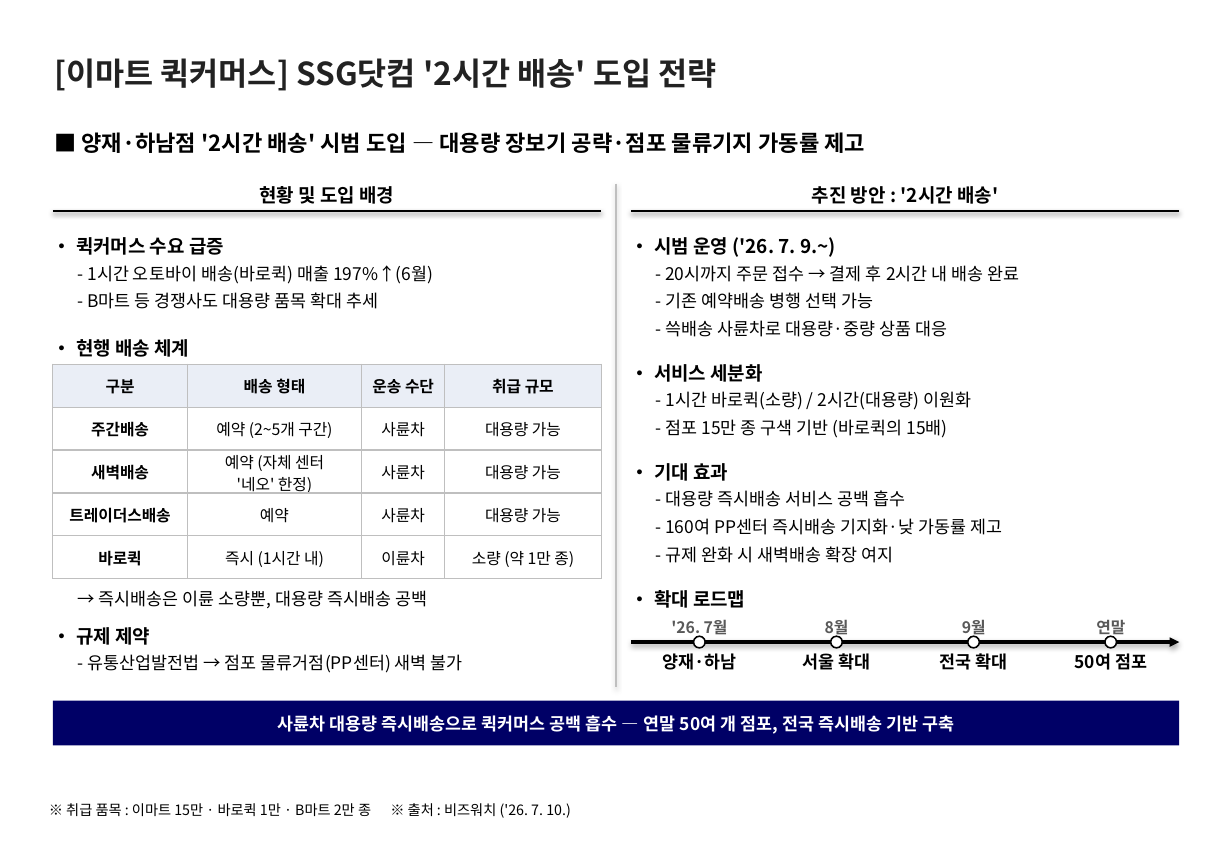
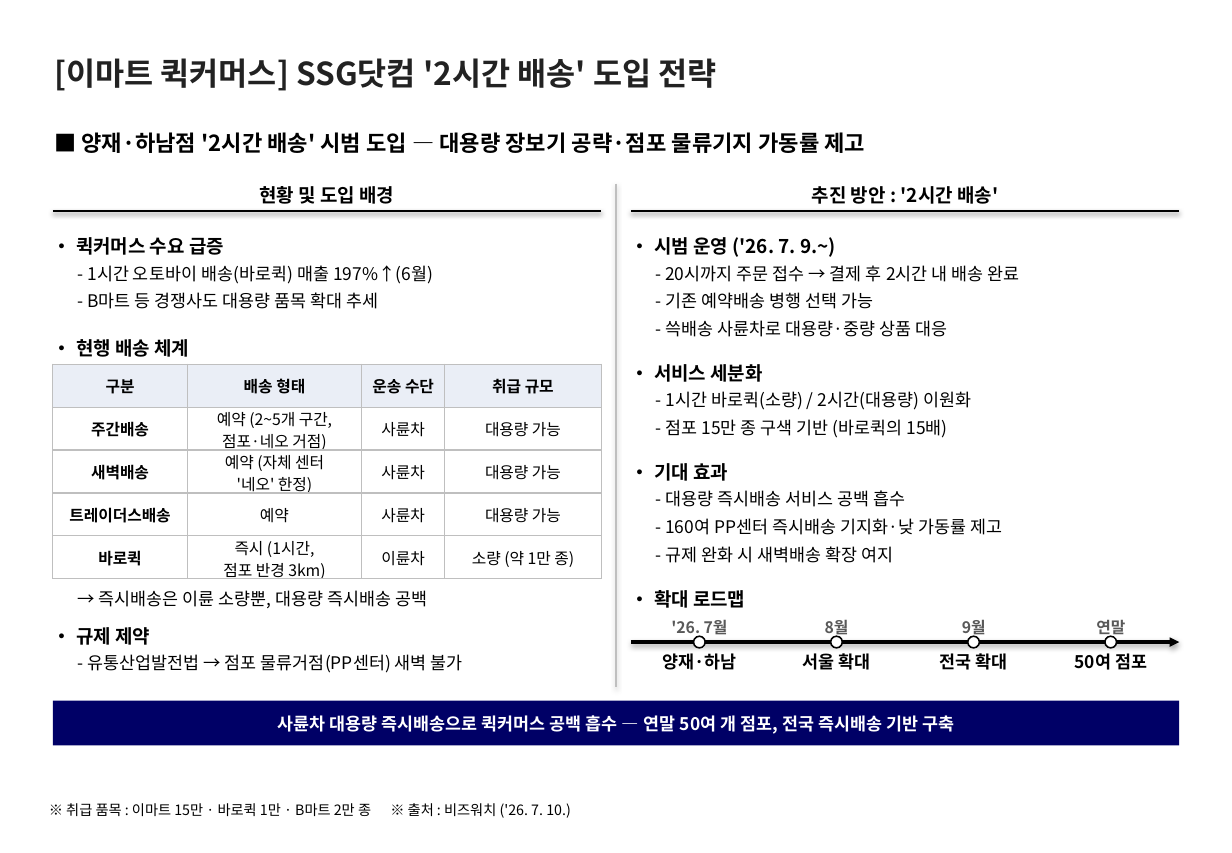
Before and after one commit to avoseed/web1, a slide deck: slide 1 of reports/ssg-quickcommerce-onepager.pptx. Drawn at 1232x853 pixels with LibreOffice and Linux fonts; fonts in the diff are those of the drawing. Boxes give left, top, right and bottom in pixels: in the first picture for what was removed or moved away, otherwise in the second. Text is boxed around its words. In the diff, an @@ line names an element or a change of style, - is before the commit and + after.

```diff
--- a/reports/ssg-quickcommerce-onepager.pptx
+++ b/reports/ssg-quickcommerce-onepager.pptx
@@ table at [52,364,602,583] @@
-row 2, column 2: 예약 (2~5개 구간)
+row 2, column 2: 예약 (2~5개 구간, / 점포·네오 거점)
-row 5, column 2: 즉시 (1시간 내)
+row 5, column 2: 즉시 (1시간, / 점포 반경 3km)
```
Also in this commit, not shown: 1 other file.
